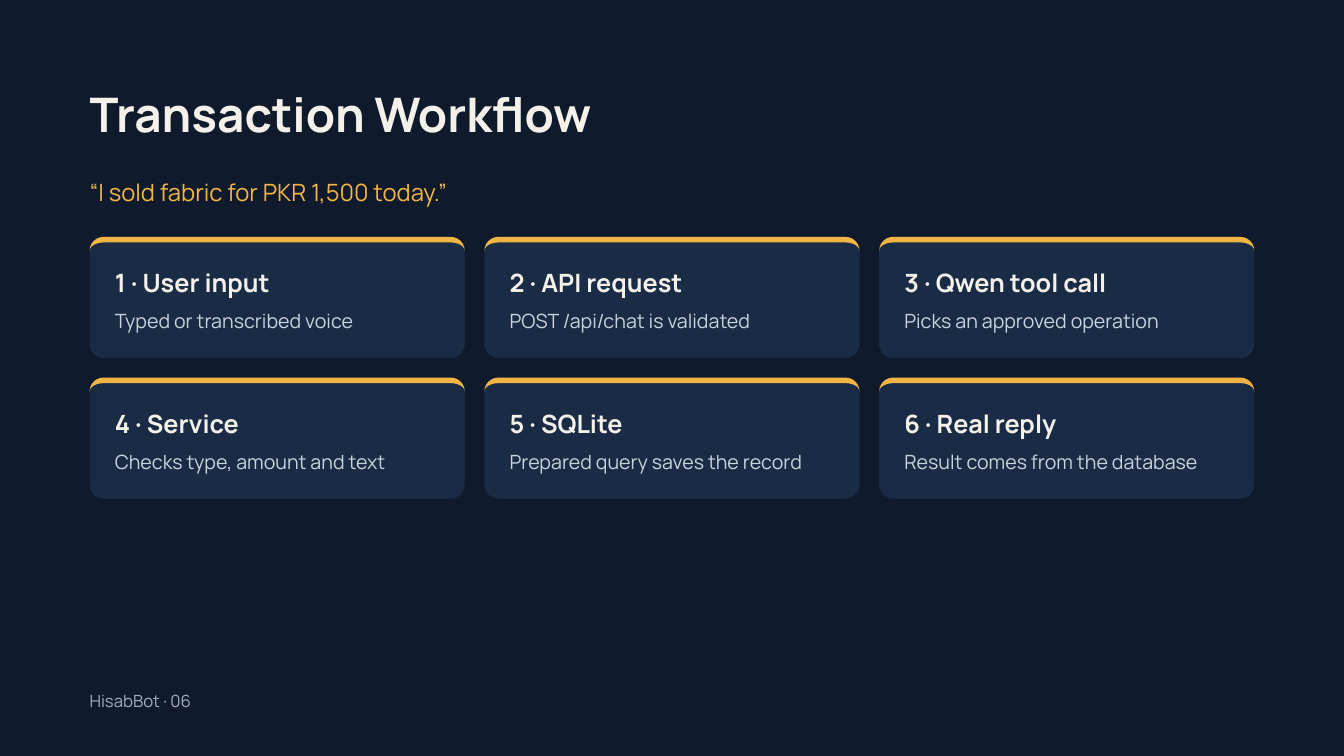
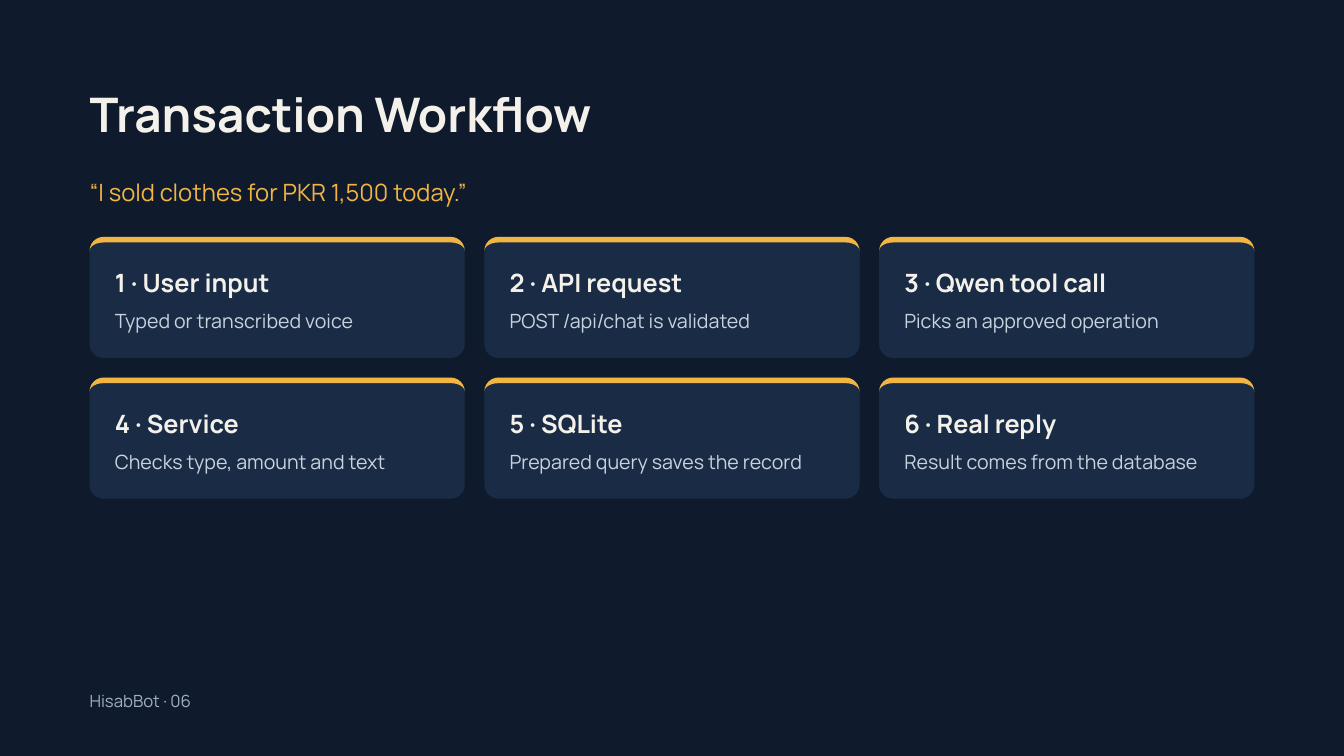
Before and after one commit to Naerdroid/HisabBot, a slide deck: slide 6 of HisabBot — Conversational Bookkeeping.pptx. Drawn at 1344x756 pixels with LibreOffice and Linux fonts; fonts in the diff are those of the drawing. Boxes give left, top, right and bottom in pixels: in the first picture for what was removed or moved away, otherwise in the second. Text is boxed around its words. In the diff, an @@ line names an element or a change of style, - is before the commit and + after.

```diff
--- a/HisabBot — Conversational Bookkeeping.pptx
+++ b/HisabBot — Conversational Bookkeeping.pptx
@@ text at [90, 183, 467, 207]: text changed @@
-“I sold fabric for PKR 1,500 today.”
+“I sold clothes for PKR 1,500 today.”
```
Also in this commit, not shown: 2 other slides changed, 1 other file.
